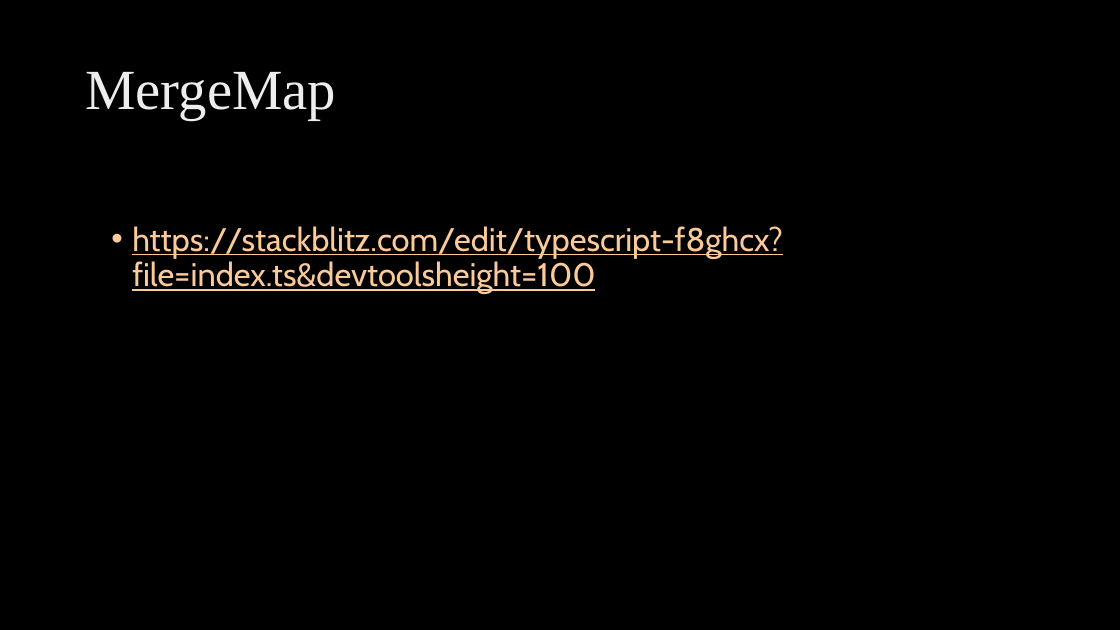
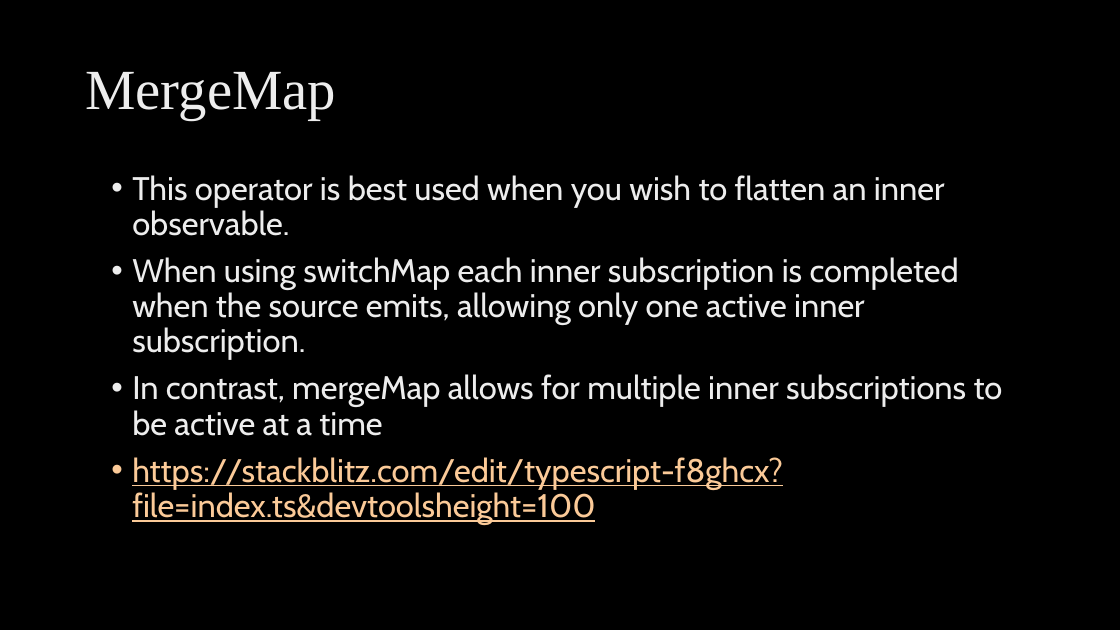
Before and after one commit to ngohungphuc/Presentation, a slide deck: slide 9 of RXJS Make it easy/RXJS Make it easy.pptx. Drawn at 1120x630 pixels with LibreOffice and Linux fonts; fonts in the diff are those of the drawing; background and template pictures are left out. Boxes give left, top, right and bottom in pixels: in the first picture for what was removed or moved away, otherwise in the second. Text is boxed around its words. In the diff, an @@ line names an element or a change of style, - is before the commit and + after.

```diff
--- a/RXJS Make it easy/RXJS Make it easy.pptx
+++ b/RXJS Make it easy/RXJS Make it easy.pptx
@@ text at (132,175,1003,436): paragraphs added @@
+• This operator is best used when you wish to flatten an inner observable.
+• When using switchMap each inner subscription is completed when the source emits, allowing only one active inner subscription.
+• In contrast, mergeMap allows for multiple inner subscriptions to be active at a time
```
Also in this commit, not shown: 1 other slide changed.
